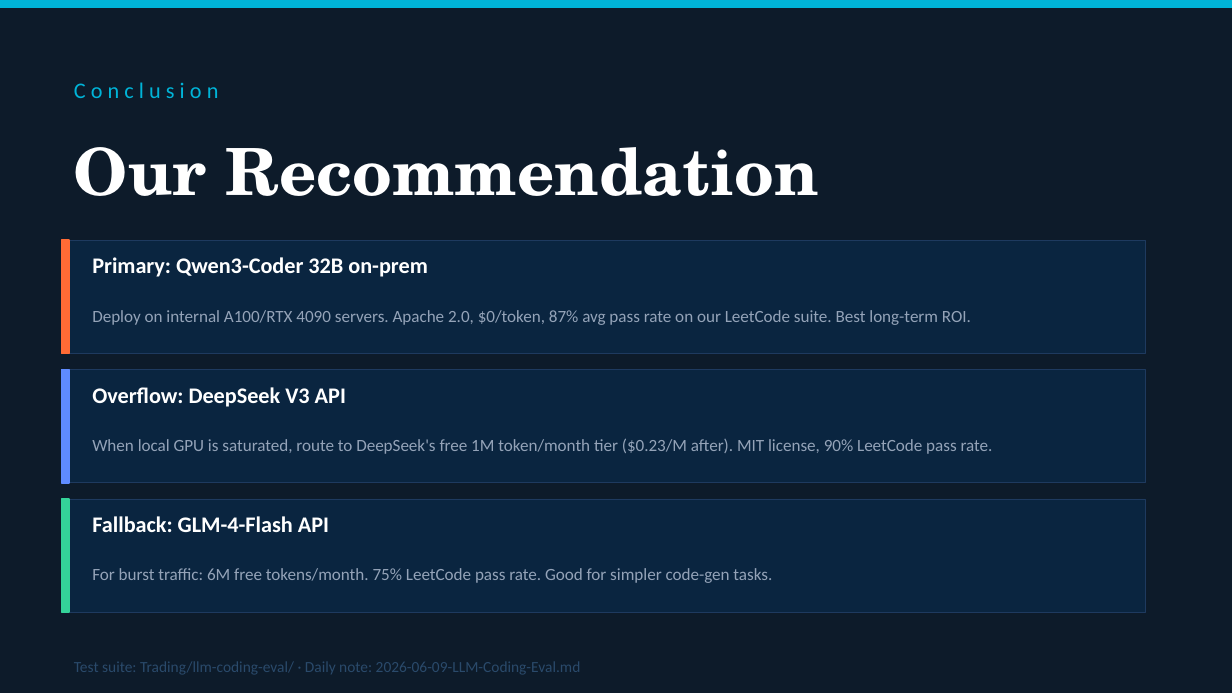
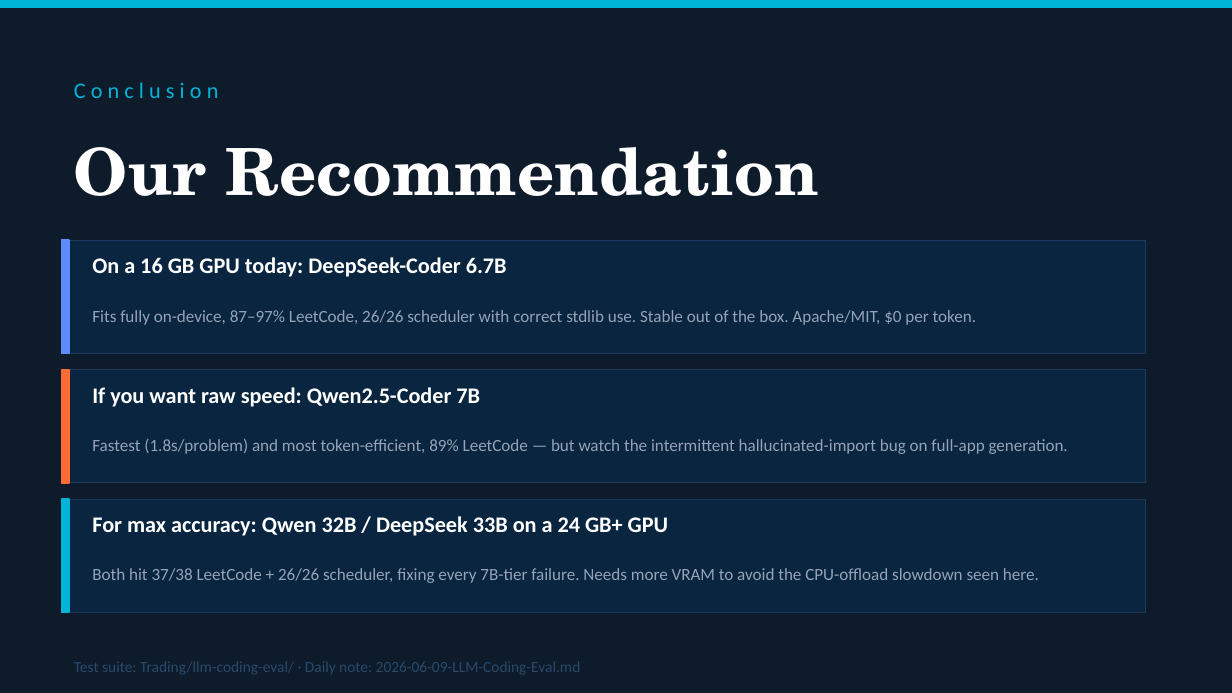
Before and after one commit to dhir-man/Claude-Trading-Bot, a slide deck: slide 19 of llm-coding-eval/LLM-Coding-Eval-Report.pptx (slide 13 before the commit). Drawn at 1232x693 pixels with LibreOffice and Linux fonts; fonts in the diff are those of the drawing. Boxes give left, top, right and bottom in pixels: in the first picture for what was removed or moved away, otherwise in the second. Text is boxed around its words. In the diff, an @@ line names an element or a change of style, - is before the commit and + after.

```diff
--- a/llm-coding-eval/LLM-Coding-Eval-Report.pptx
+++ b/llm-coding-eval/LLM-Coding-Eval-Report.pptx
@@ rectangle at bbox=[62, 240, 69, 354]: fill #FF6B35 to #5E8BFF; outline #FF6B35 1 pt to #5E8BFF 1 pt @@
@@ text at bbox=[92, 257, 507, 277]: text changed @@
-Primary: Qwen3-Coder 32B on-prem
+On a 16 GB GPU today: DeepSeek-Coder 6.7B
@@ text at bbox=[92, 310, 976, 325]: text changed @@
-Deploy on internal A100/RTX 4090 servers. Apache 2.0, $0/token, 87% avg pass rate on our LeetCode suite. Best long-term ROI.
+Fits fully on-device, 87–97% LeetCode, 26/26 scheduler with correct stdlib use. Stable out of the box. Apache/MIT, $0 per token.
@@ rectangle at bbox=[62, 370, 69, 483]: fill #5E8BFF to #FF6B35; outline #5E8BFF 1 pt to #FF6B35 1 pt @@
@@ text at bbox=[92, 387, 480, 407]: text changed @@
-Overflow: DeepSeek V3 API
+If you want raw speed: Qwen2.5-Coder 7B
@@ text at bbox=[92, 439, 1068, 454]: text changed @@
-When local GPU is saturated, route to DeepSeek's free 1M token/month tier ($0.23/M after). MIT license, 90% LeetCode pass rate.
+Fastest (1.8s/problem) and most token-efficient, 89% LeetCode — but watch the intermittent hallucinated-import bug on full-app generation.
@@ rectangle at bbox=[62, 499, 69, 612]: fill #34D399 to #00B4D8; outline #34D399 1 pt to #00B4D8 1 pt @@
@@ text at bbox=[92, 516, 668, 536]: text changed @@
-Fallback: GLM-4-Flash API
+For max accuracy: Qwen 32B / DeepSeek 33B on a 24 GB+ GPU
@@ text at bbox=[92, 568, 1039, 583]: text changed @@
-For burst traffic: 6M free tokens/month. 75% LeetCode pass rate. Good for simpler code-gen tasks.
+Both hit 37/38 LeetCode + 26/26 scheduler, fixing every 7B-tier failure. Needs more VRAM to avoid the CPU-offload slowdown seen here.
```
Also in this commit, not shown: 6 slides added, 46 other files.
